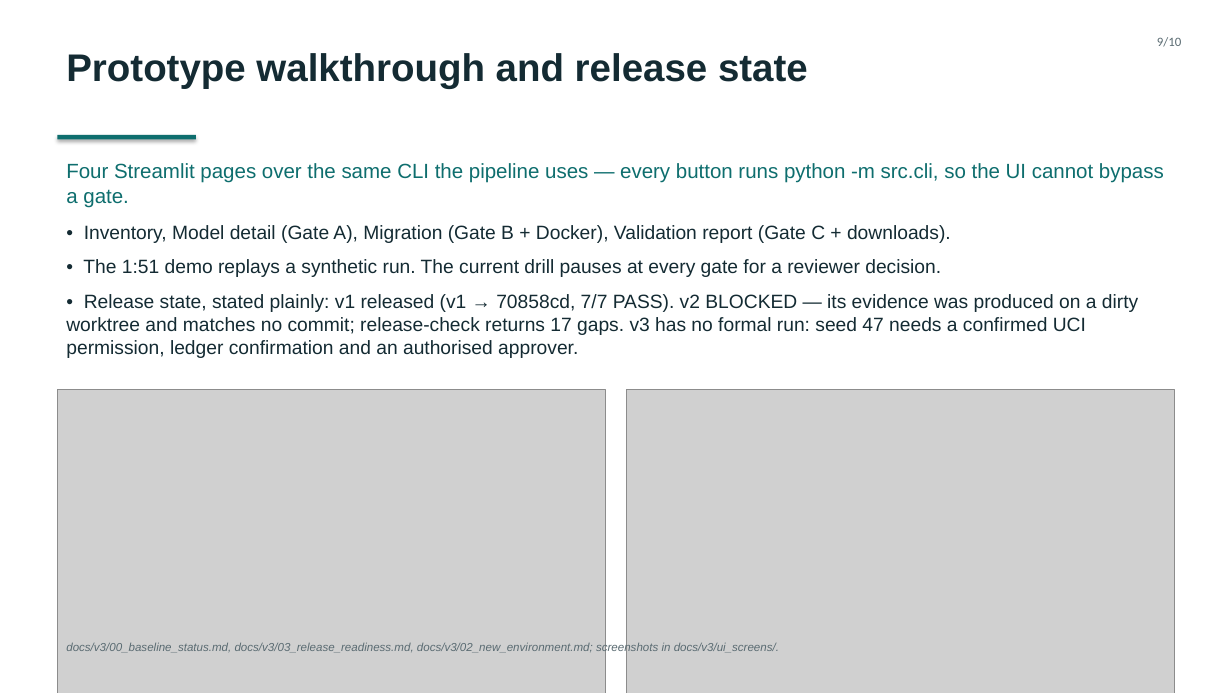
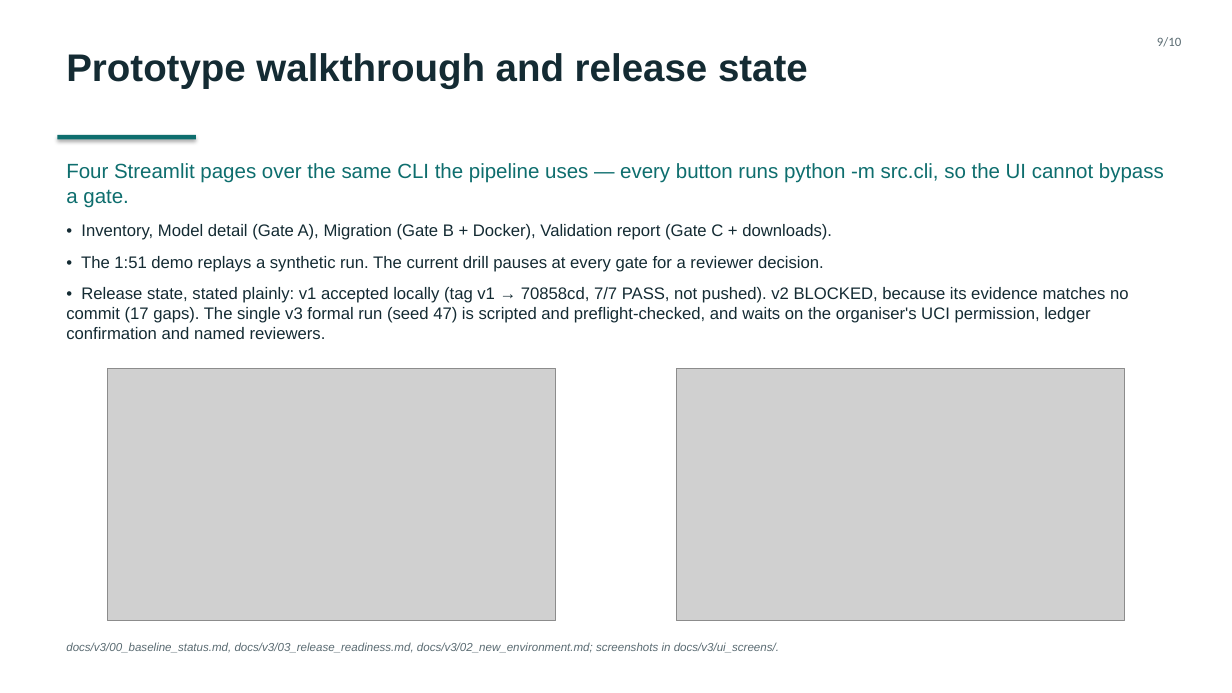
Before and after one commit to wufangxun106334-pixel/model-risk-factory, a slide deck: slide 9 of materials/solution_deck.pptx. Drawn at 1232x693 pixels with LibreOffice and Linux fonts; fonts in the diff are those of the drawing; grey boxes stand for pictures. Boxes give left, top, right and bottom in pixels: in the first picture for what was removed or moved away, otherwise in the second. Text is boxed around its words. In the diff, an @@ line names an element or a change of style, - is before the commit and + after.

```diff
--- a/materials/solution_deck.pptx
+++ b/materials/solution_deck.pptx
@@ text at (81, 224, 832, 272): size 15 to 13 pt in "• Inventory, Model detail (Gate A), Migration ...", "• The 1:51 demo replays a synthetic ..." @@
@@ text at (66, 287, 1129, 339): text changed; size 15 to 13 pt @@
-• Release state, stated plainly: v1 released (v1 → 70858cd, 7/7 PASS). v2 BLOCKED — its evidence was produced on a dirty worktree and matches no commit; release-check returns 17 gaps. v3 has no formal run: seed 47 needs a confirmed UCI permission, ledger confirmation and an authorised approver.
+• Release state, stated plainly: v1 accepted locally (tag v1 → 70858cd, 7/7 PASS, not pushed). v2 BLOCKED, because its evidence matches no commit (17 gaps). The single v3 formal run (seed 47) is scripted and preflight-checked, and waits on the organiser's UCI permission, ledger confirmation and named reviewers.
@@ picture: place and size @@
-picture at (57, 390, 606, 693)
+picture at (107, 369, 556, 621)
@@ picture: place and size @@
-picture at (627, 390, 1176, 693)
+picture at (677, 369, 1126, 621)
```
Also in this commit, not shown: 6 other slides changed, 8 other files.
